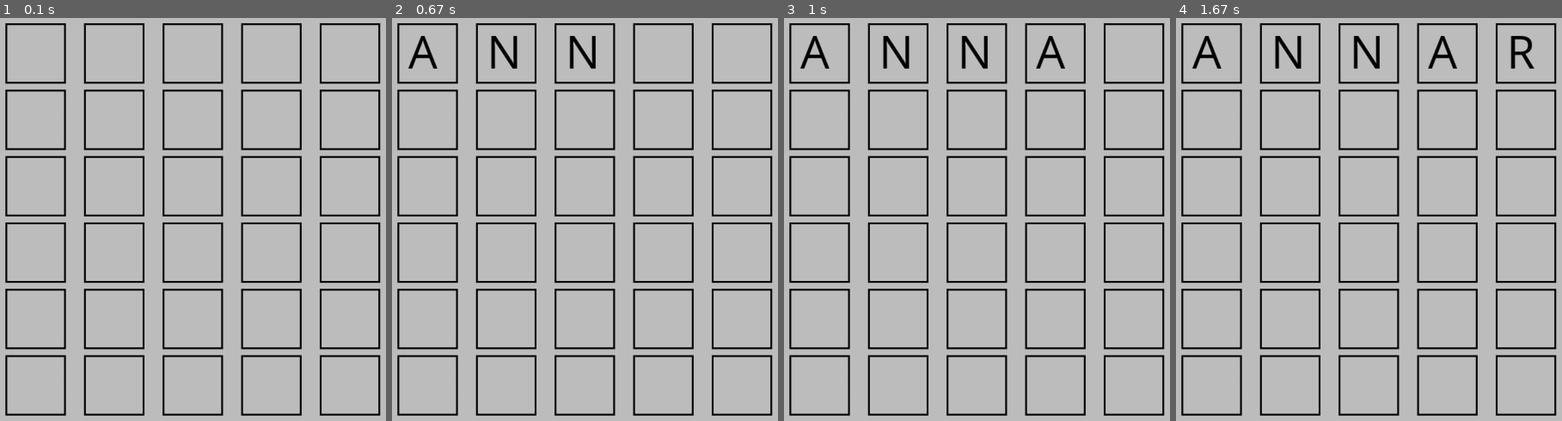
Above: before the commit, frames 1-4 (left to right).
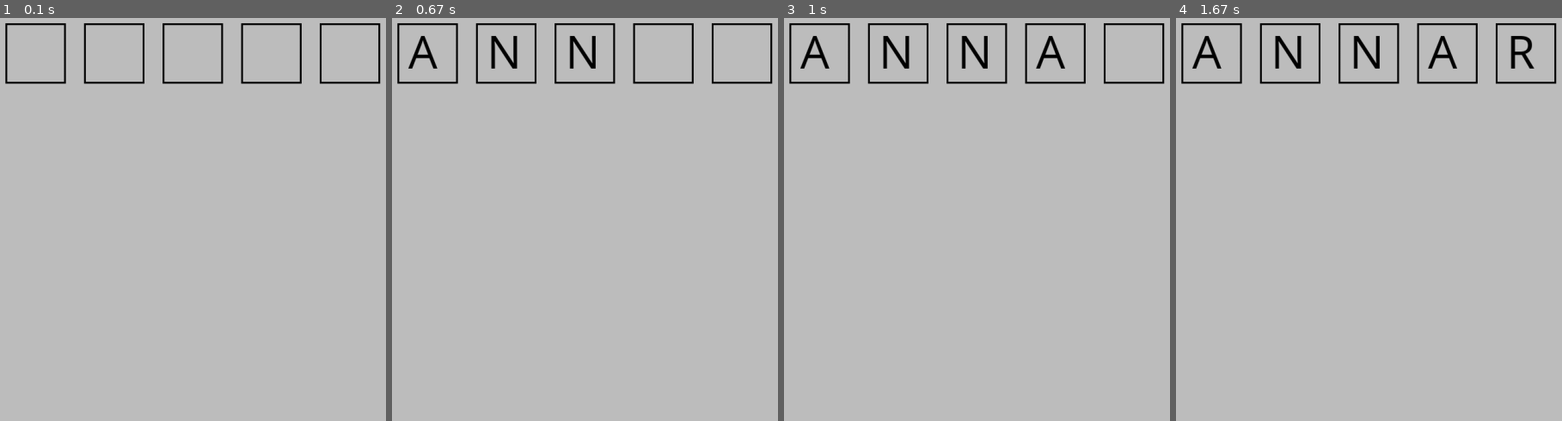
Above: after the commit, the same moments.

Repository: SandorMore/WordleQuant
Game: pygame game, started from main.py
Same seed, same stepped clock (60 frames per second), same inputs: the game is played once before the commit and once after it.
Inputs:
- Up to frame 1 (0.1 s): no input
- Up to frame 2 (0.67 s): type "ann" at 0.33 s
- Up to frame 3 (1 s): tap Enter at 0.67 s; type "a" at 0.88 s
- Up to frame 4 (1.67 s): tap Enter at 1.02, 1.57 s; type "r" at 1.43 s

The runs differ from the first frame. In frame 1, 9.2% of the frame differs, in the area x 1-99%, y 17-99%; in frame 2, 9.2%; in frame 3, 9.2%; in frame 4, 9.2%.

Commit message:
not working rn

Diff:
--- a/main.py
+++ b/main.py
@@ -13,7 +13,7 @@
 wordingOffsetTop:int = -7
 fontColor = tuple((0,0,0))
 
-def DrawSlots(s:pg.display, arr:list):
+def DrawSlots(s:pg.display, arr:list, lowerBound:int, upperBound:int):
     if not slotList:
         left, top = 100, 70
         initialLeft = left
@@ -26,8 +26,16 @@
             left = initialLeft
             top += 110
 
-    for slot in slotList:
-        pg.draw.rect(s, "black", slot.rect, 3)
+    for i in range(lowerBound, upperBound):
+        if(len(arr) >= 5):
+            if arr[i] == "g":
+                pg.draw.rect(s, "green", slotList[i].rect)
+            elif arr[i] == "y":
+                pg.draw.rect(s, "yellow", slotList[i].rect)
+            elif arr[i] == "b":
+                pg.draw.rect(s, "darkgray", slotList[i].rect)
+
+        pg.draw.rect(s, "black", slotList[i].rect, 3)
 
 def main():
     pg.init()
@@ -42,13 +50,15 @@
     guess:str = ""
     text_surface = font.render("", True, fontColor)
 
+    lowerBound:int = 0
+    upperBound:int = 5
     responseArr = []
 
     print(guess)
     while running:
         screen.fill(color = "gray")
 
-        DrawSlots(s=screen, arr=responseArr)
+        DrawSlots(s=screen, arr=responseArr, lowerBound=lowerBound, upperBound=upperBound)
 
         for event in pg.event.get():
 
@@ -72,6 +82,10 @@
 
                         elif(guess.upper() in reader.wordList):
                             responseArr = submit(word=word.randomWord, guess=guess)
+
+                            lowerBound += 5
+                            upperBound += 5
+
                             for i in range(len(responseArr)):
                                 print(responseArr[i])
                         if guess.upper() == word.randomWord:
@@ -84,8 +98,12 @@
             for i in range(len(guess)):
                 text_surface = font.render(slotList[i].letter.upper(), True, fontColor)
                 screen.blit(text_surface, (slotList[i].rect.left + wordingOffsetLeft, slotList[i].rect.top + wordingOffsetTop))
+
+        responseArr.clear()
+
         pg.display.flip()
         clock.tick(60)
+
 
 if __name__ == "__main__":
     reader.addFreq(wordFrequency)
